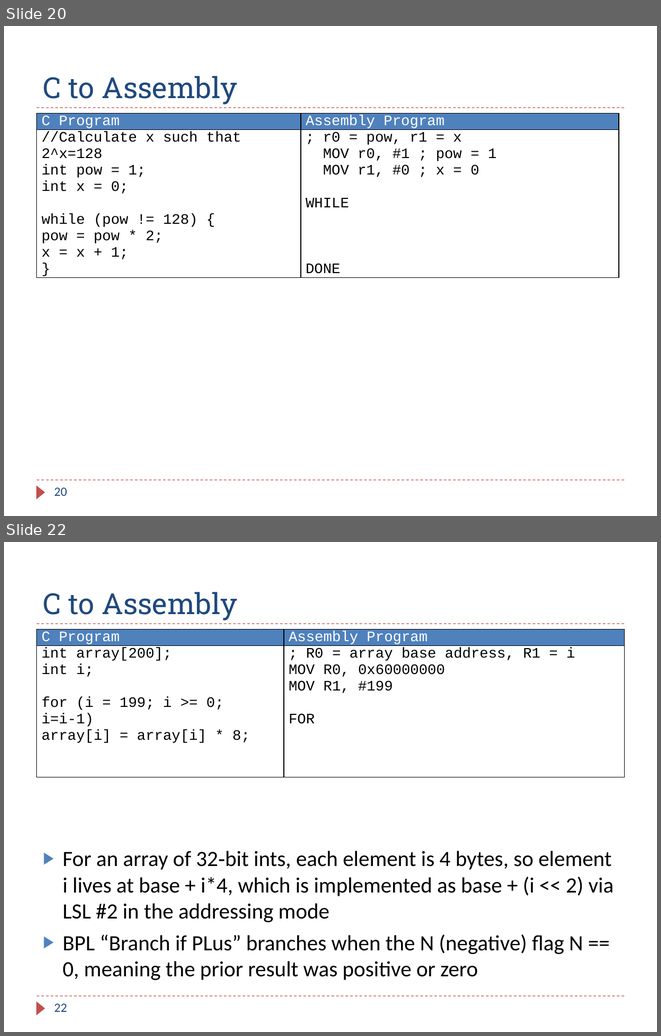
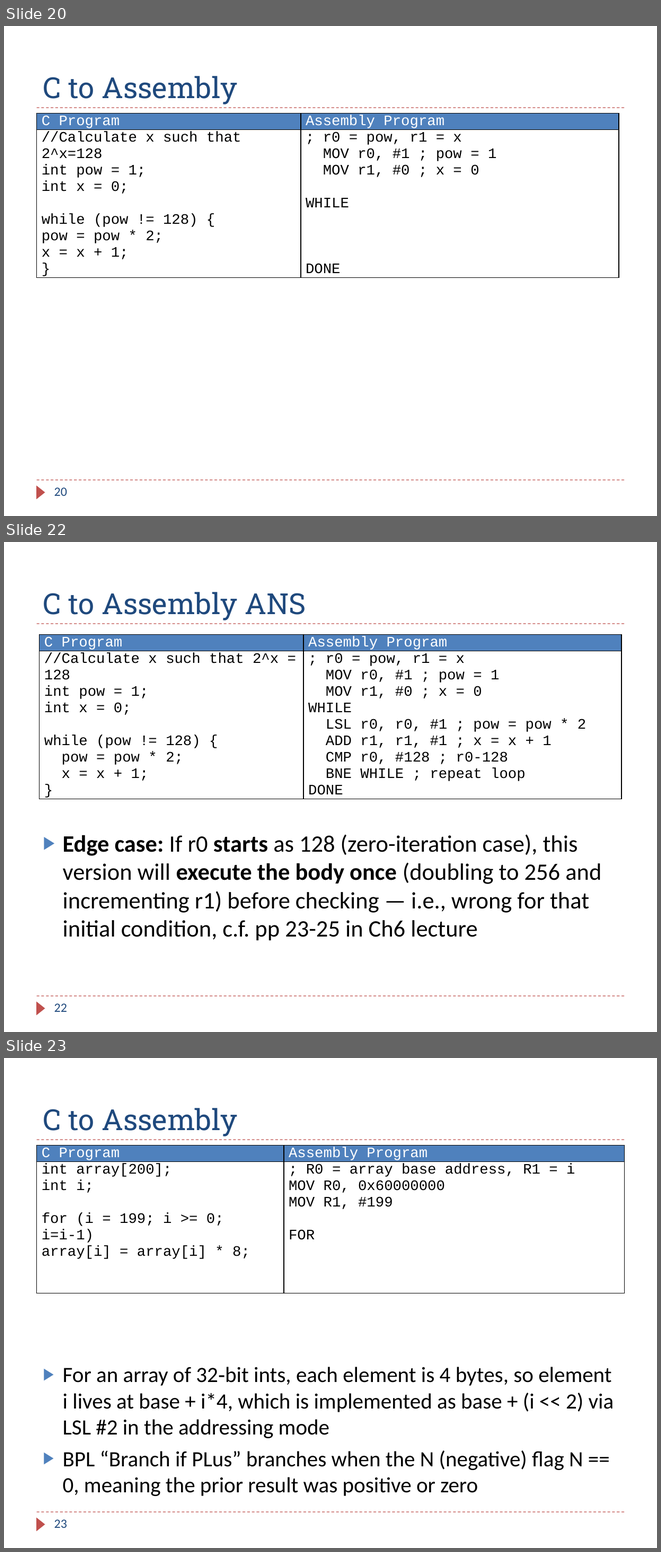
Before and after one commit to guhofstra/CSC111Fa25, a slide deck: PPTs/Ch6_ARM_Control_Flow_Exercises_ANS.pptx. Shown one above the other, each under a label of ours: slides 20 and 22 before the commit, slides 20, 22 and 23 after it; the slides between them are not shown. The pictures are 661x1036 and 661x1552 pixels, drawn with LibreOffice and Linux fonts; fonts in the diff are those of the drawing. Boxes give left, top, right and bottom in pixels: in the first picture for what was removed or moved away, otherwise in the second. Text is boxed around its words. In the diff, an @@ line names an element or a change of style, - is before the commit and + after.

```diff
--- a/PPTs/Ch6_ARM_Control_Flow_Exercises_ANS.pptx
+++ b/PPTs/Ch6_ARM_Control_Flow_Exercises_ANS.pptx
@@ slide 22 added at (4,542,657,1032), background #FFFFFF; not listed: 3 template elements that a slide beside it also shows @@
@@ title added at (43,592,306,620), 32 pt, text #1F497D @@
+C to Assembly ANS
@@ table added at (40,635,621,809), 2 rows, 2 columns @@
+C Program | Assembly Program
+//Calculate x such that 2^x = 128 / int pow = 1; / int x = 0; / while (pow != 128) { / pow = pow * 2; / x = x + 1; / } | ; r0 = pow, r1 = x / MOV r0, #1 ; pow = 1 / MOV r1, #0 ; x = 0 / WHILE / LSL r0, r0, #1 ; pow = pow * 2 / ADD r1, r1, #1 ; x = x + 1 / CMP r0, #128 ; r0-128 / BNE WHILE ; repeat loop / DONE
@@ text added at (63,834,601,941), 26 pt, text #000000 @@
+▶ Edge case: If r0 starts as 128 (zero-iteration case), this version will execute the body once (doubling to 256 and incrementing r1) before checking — i.e., wrong for that initial condition, c.f. pp 23-25 in Ch6 lecture
@@ page number added at (54,1003,67,1012), 14 pt, text #1F497D @@
+22
@@ what was slide 22 is now slide 23 @@
@@ page number at (54,1519,67,1528): text changed @@
-22
+23
```
Also in this commit, not shown: 10 slides changed, 4 other files.
